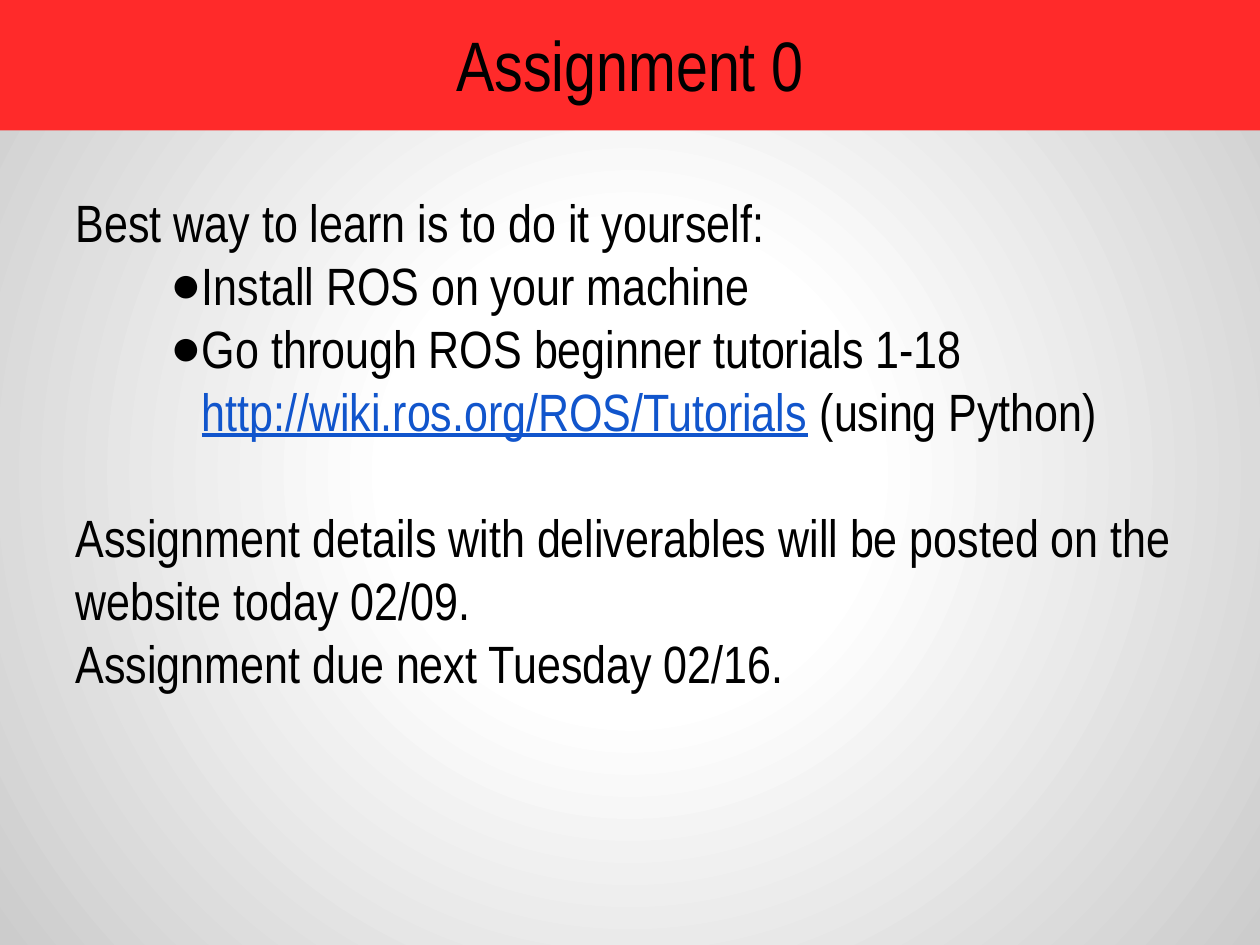
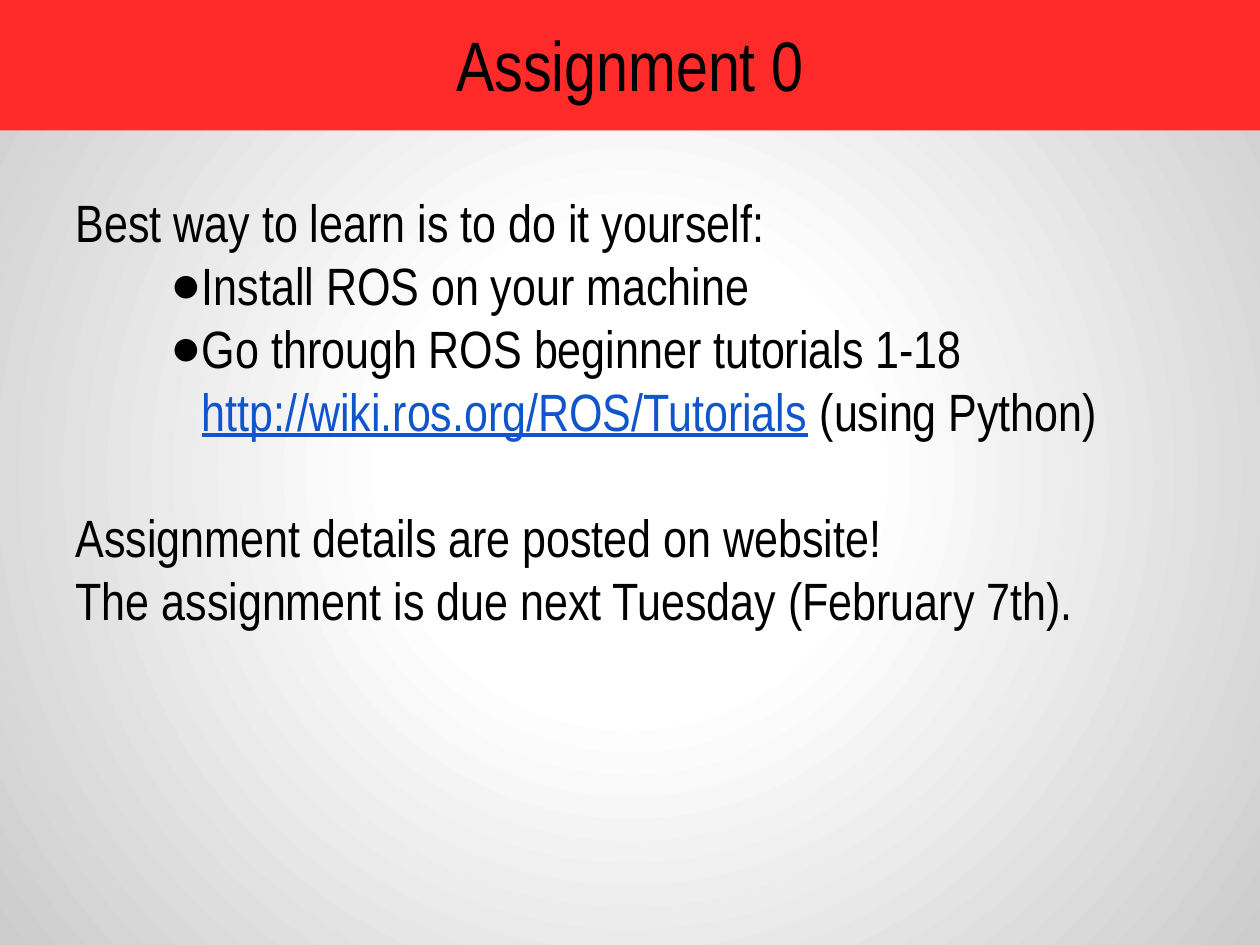
Before and after one commit to amitrokh/CMSC498F, a slide deck: slide 39 of lectures/week_2/Introduction to ROS.pptx (slide 40 before the commit). Drawn at 1260x945 pixels with LibreOffice and Linux fonts; fonts in the diff are those of the drawing. Boxes give left, top, right and bottom in pixels: in the first picture for what was removed or moved away, otherwise in the second. Text is boxed around its words. In the diff, an @@ line names an element or a change of style, - is before the commit and + after.

```diff
--- a/lectures/week_2/Introduction to ROS.pptx
+++ b/lectures/week_2/Introduction to ROS.pptx
@@ text at bbox=[76, 519, 1073, 630]: text changed @@
-Assignment details with deliverables will be posted on the website today 02/09.
-Assignment due next Tuesday 02/16.
+Assignment details are posted on website!
+The assignment is due next Tuesday (February 7th).
```
Also in this commit, not shown: 7 other slides changed, 1 slide removed, 1 other file.
